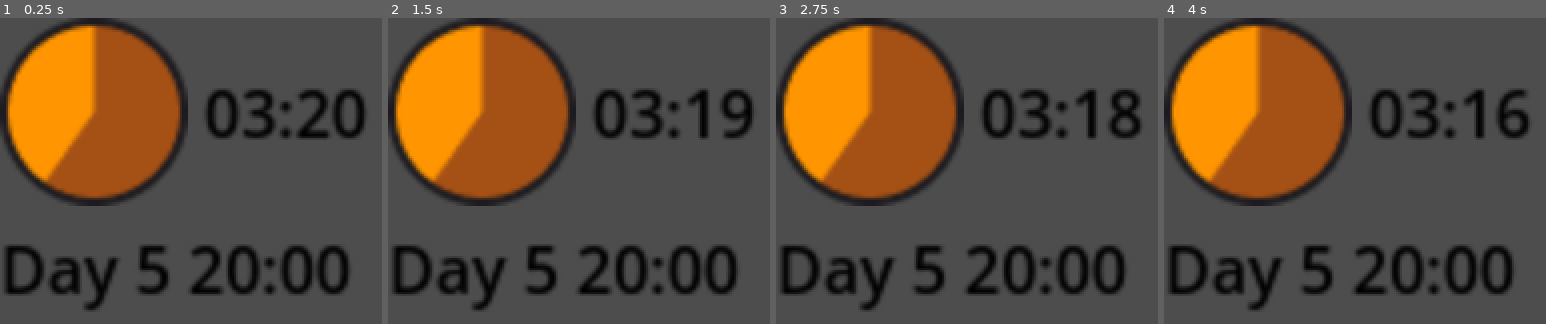
Above: before the commit, frames 1-4 (left to right).
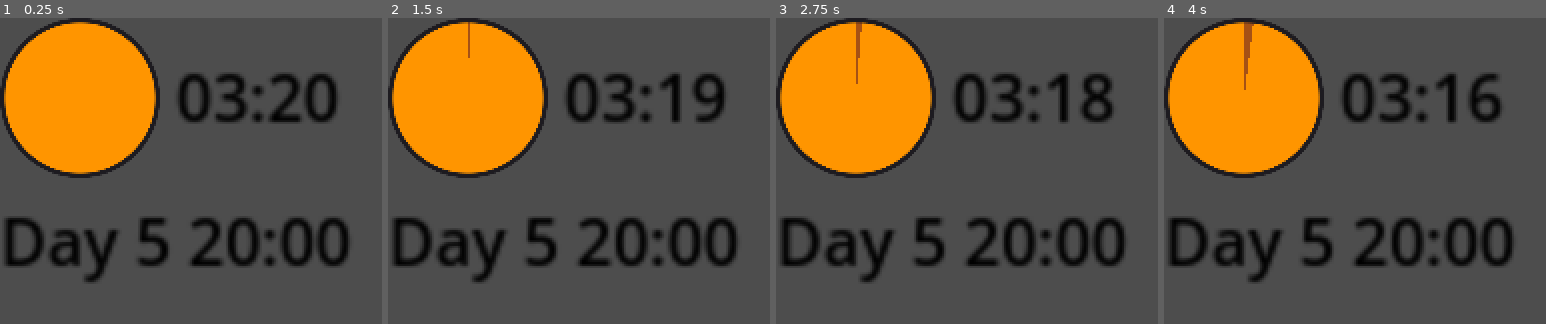
Above: after the commit, the same moments.

Repository: carabowes/Luscinia
Game: Godot game, scene res://Scenes/timer.tscn
Same seed, same stepped clock (60 frames per second), same inputs: the game is played once before the commit and once after it.
Inputs (mouse positions are in pixels of both pictures, inside the frame that each line leads up to):
- Up to frame 1 (0.25 s): no input
- Up to frame 2 (1.5 s): tap Enter at 0.5 s; move the mouse to (outside the picture) at 0.52 s; press the mouse at (outside the picture) at 0.53 s; hold D 0.53-1.25 s; release the mouse at (outside the picture) at 1.25 s; tap Space at 1.25 s; drag from (outside the picture) to (outside the picture) at 1.27 s
- Up to frame 3 (2.75 s): move the mouse to (outside the picture) at 2.02 s; press the mouse at (outside the picture) at 2.03 s; hold D from 2.03 s (still down)
- Up to frame 4 (4 s): release D at 2.75 s; release the mouse at (outside the picture) at 2.75 s; tap Enter at 2.75 s; drag from (outside the picture) to (outside the picture) at 2.77 s; tap Space at 3.5 s; move the mouse to (outside the picture) at 3.52 s; press the mouse at (outside the picture) at 3.53 s; hold A from 3.53 s (still down)

The runs differ from the first frame. In frame 1, 32% of the frame differs, in the area x 0-96%, y 0-96%; in frame 2, 31%; in frame 3, 32%; in frame 4, 32%.

Commit message:
Timer progress bar now works
Refs #65

Fixed the timer circle to work properly and show the correct progress
through a turn

Diff:
--- a/luscinia/Scenes/timer.tscn
+++ b/luscinia/Scenes/timer.tscn
@@ -1,7 +1,8 @@
-[gd_scene load_steps=4 format=3 uid="uid://desl373b33t23"]
+[gd_scene load_steps=5 format=3 uid="uid://desl373b33t23"]
 
 [ext_resource type="Script" path="res://Scripts/UI/ui_timer.gd" id="1_jafkr"]
 [ext_resource type="Texture2D" uid="uid://7v3dgwwsbwqu" path="res://Sprites/clock.png" id="2_2fyrh"]
+[ext_resource type="Texture2D" uid="uid://c27suyrk8wq" path="res://Sprites/ClockBackground.png" id="2_3ac0l"]
 
 [sub_resource type="LabelSettings" id="LabelSettings_7gidb"]
 line_spacing = 1.0
@@ -16,23 +17,33 @@
 grow_vertical = 2
 scale = Vector2(2, 2)
 size_flags_horizontal = 3
+size_flags_vertical = 0
 script = ExtResource("1_jafkr")
 
 [node name="TimerVBox" type="VBoxContainer" parent="."]
 layout_mode = 1
-anchors_preset = 15
+anchors_preset = 10
 anchor_right = 1.0
-anchor_bottom = 1.0
+offset_bottom = 67.0
 grow_horizontal = 2
-grow_vertical = 2
 
 [node name="TimerHBox" type="HBoxContainer" parent="TimerVBox"]
 layout_mode = 2
 
-[node name="TimerCircle" type="TextureRect" parent="TimerVBox/TimerHBox"]
+[node name="AspectRatioContainer" type="AspectRatioContainer" parent="TimerVBox/TimerHBox"]
+custom_minimum_size = Vector2(40, 40)
 layout_mode = 2
-texture = ExtResource("2_2fyrh")
-stretch_mode = 5
+size_flags_horizontal = 0
+stretch_mode = 0
+
+[node name="TextureProgressBar" type="TextureProgressBar" parent="TimerVBox/TimerHBox/AspectRatioContainer"]
+custom_minimum_size = Vector2(24.41, 0)
+layout_mode = 2
+value = 90.0
+fill_mode = 5
+nine_patch_stretch = true
+texture_under = ExtResource("2_3ac0l")
+texture_progress = ExtResource("2_2fyrh")
 
 [node name="TimerBar" type="ProgressBar" parent="TimerVBox/TimerHBox"]
 visible = false
@@ -43,6 +54,7 @@
 
 [node name="TimerLabel" type="Label" parent="TimerVBox/TimerHBox"]
 layout_mode = 2
+size_flags_horizontal = 2
 theme_override_colors/font_color = Color(0, 0, 0, 1)
 text = "02:13"
 
--- a/luscinia/Scripts/UI/ui_timer.gd
+++ b/luscinia/Scripts/UI/ui_timer.gd
@@ -10,7 +10,7 @@
 	"you discovered an underground cave exposed by the earthquake."
 ]
 
-@onready var timer_bar = $TimerVBox/TimerHBox/TimerBar
+@onready var timer_bar = $TimerVBox/TimerHBox/AspectRatioContainer/TextureProgressBar
 @onready var timer_label = $TimerVBox/TimerHBox/TimerLabel
 @onready var day_label = $TimerVBox/GameTimeHBox/DayLabel
 @onready var clock_label = $TimerVBox/GameTimeHBox/ClockLabel
@@ -41,6 +41,7 @@
 	day_label.text = "Day %d" % GlobalTimer.day_counter
 	timer_label.text = format_time_with_seconds(int(GlobalTimer.current_time_left))
 	clock_label.text = "%02d:%02d" % [GlobalTimer.in_game_hours, GlobalTimer.in_game_minutes]
+	timer_bar.value = GlobalTimer.current_time_left
 
 
 # Perform the time skip
Binary file changed: luscinia/Sprites/ClockBackground.png
Binary file changed: luscinia/Sprites/clock.png
